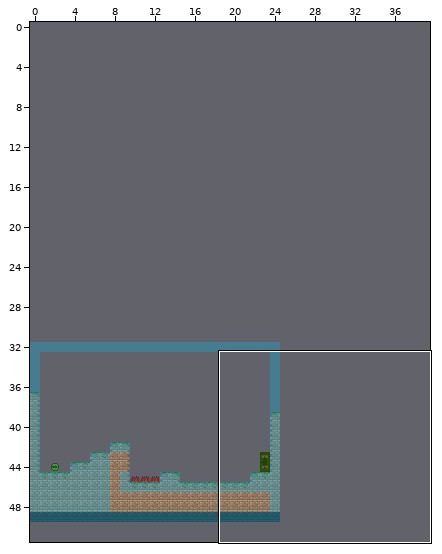
A Tiled map (JSON) gets an edit: BGJ03/levels/test.json. The picture above shows the old version from afar; the outline marks the close-up.
Close-up. Earlier state:
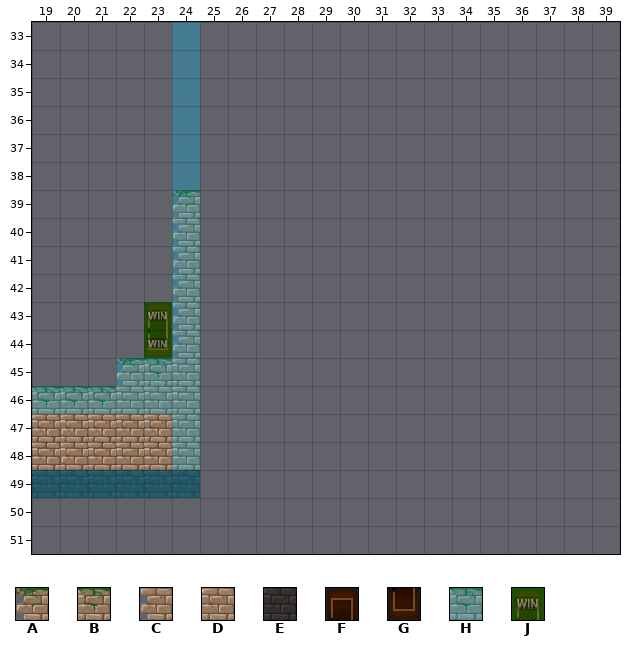
Cells are 32x32 px. Shown: x 19..39, y 33..51. The commit also changed other parts of the map, which this record leaves out. The old version is drawn lined up with the new one.
Key: from "Tileset": A 0, B 1, C 12, D 13, E 121, F 131, G 143; from "collision": H 0, J 11.
_ is an empty cell.
Layers that did not change in this view are not listed.
Layer "1" before, first column x 19:
41 _________
42 _________
43 ____F____
44 ____G____
45 _________
46 _________
47 DD_______
48 DD_______
49 _________
50 _________
51 _________
Layer "-1" before, first column x 19:
37 __________
38 __________
39 _____A____
40 _____C____
41 _____C____
42 _____C____
43 _____C____
44 _____C____
45 ___ABD____
46 BBBDDD____
47 _CDDDD____
48 _CDDDD____
49 EEEEEE____
50 __________
51 __________
Layer "collision" before, first column x 19:
33 _____H_______________
34 _____H_______________
35 _____H_______________
36 _____H_______________
37 _____H_______________
38 _____H_______________
39 _____H_______________
40 _____H_______________
41 _____H_______________
42 _____H_______________
43 ____JH_______________
44 ____JH_______________
45 ___HHH_______________
46 HHHHHH_______________
47 _____H_______________
48 _____H_______________
49 HHHHHH_______________
50 _____________________
51 _____________________
After:
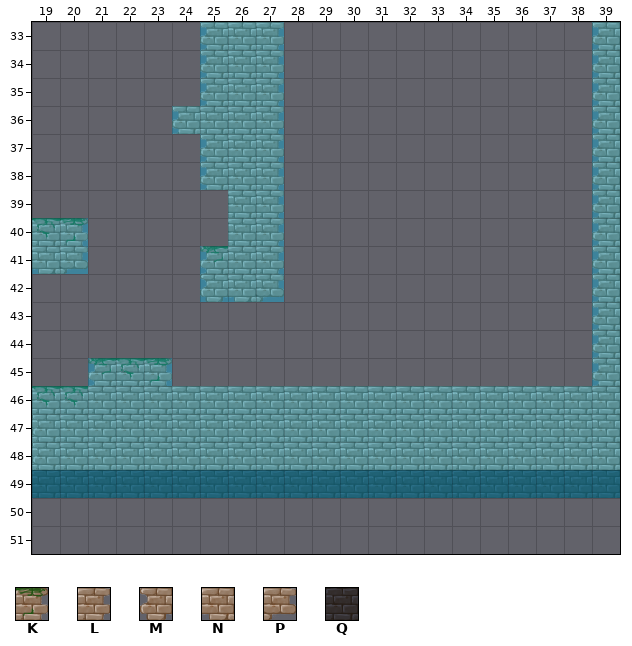
Further tiles: from "Tileset": K 2, L 14, M 24, N 25, P 26, Q 109.
Tiles of an added or newly shown layer are drawn over the layers below it.
See-through tiles are keyed as they look on the map.
Change:
Changed rows in their new state; . is an unchanged cell.
map size 25x18 -> 40x50 cells (old content now starts at 0,32; both pictures use the new coordinates)
layer "collision" opacity 59% -> 75%
Layer "1" (removed):
first column x 19:
43 ...._
44 ...._
47 __...
48 __...
Layer "-1" (removed):
first column x 19:
39 ....._
40 ....._
41 ....._
42 ....._
43 ....._
44 ....._
45 ...___
46 .._...
47 .____.
48 .____.
49 ______
Layer "100" (added):
first column x 19:
47 D
48 D
Layer "0" (added):
first column x 19:
33 ......CDL...........C
34 ......CDL...........C
35 ......CDL...........C
36 .....CDDL...........C
37 ......CDL...........C
38 ......CDL...........C
39 .......DL...........C
40 BK.....DL...........C
41 NP....ADL...........C
42 ......MNP...........C
43 ....................C
44 ....................C
45 ..ABK...............C
46 ..D...DDDDDDDDDDDDDDD
47 CDDDD.DDDDDDDDDDDDDDD
48 CDDDD.DDDDDDDDDDDDDDD
49 QQQQQQQQQQQQQQQQQQQQQ
Layer "collision":
first column x 19:
33 ....._HHH...........H
34 ....._HHH...........H
35 ....._HHH...........H
36 ......HHH...........H
37 ....._HHH...........H
38 ....._HHH...........H
39 ....._.HH...........H
40 HH..._.HH...........H
41 HH..._HHH...........H
42 ....._HHH...........H
43 ....__..............H
44 ....__..............H
45 ..H.._..............H
46 ......HHHHHHHHHHHHHHH
47 HHHHH.HHHHHHHHHHHHHHH
48 HHHHH.HHHHHHHHHHHHHHH
49 ......HHHHHHHHHHHHHHH
